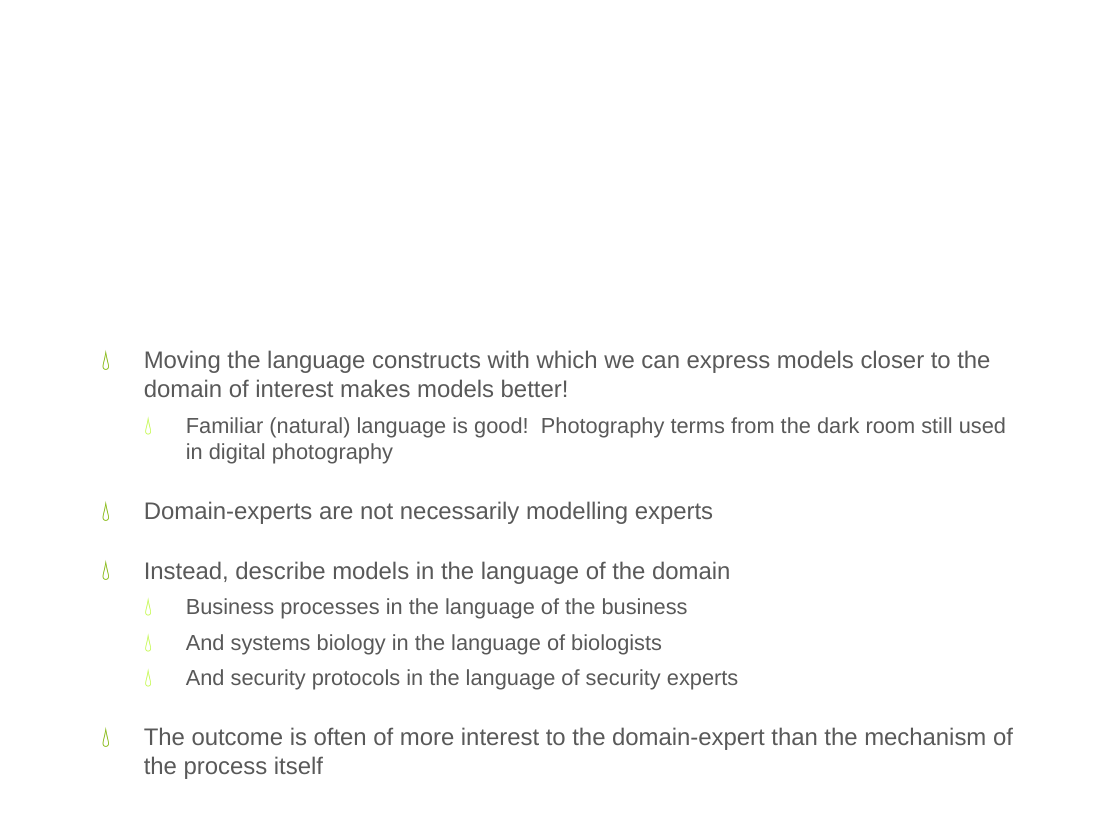
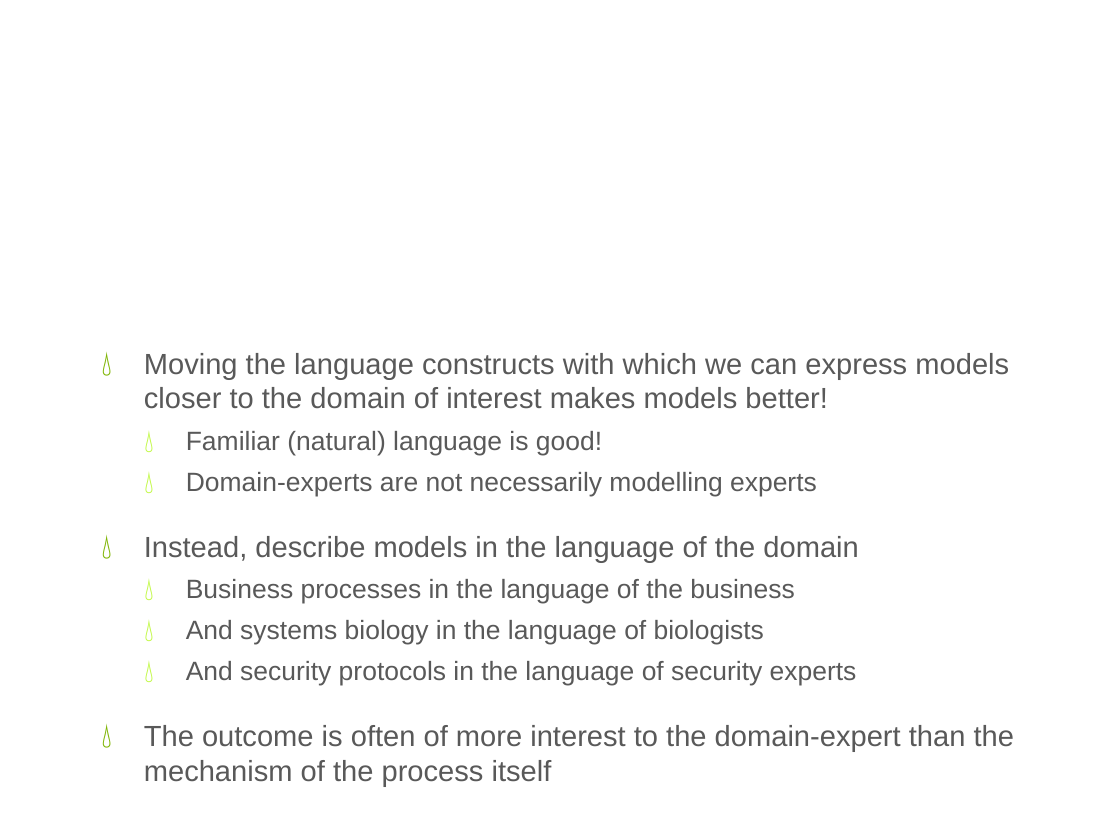
Before and after one commit to gian/defense, a slide deck: slide 26 of PhDDefense.pptx (slide 21 before the commit). Drawn at 1120x840 pixels with LibreOffice and Linux fonts; fonts in the diff are those of the drawing; background and template pictures are left out. Boxes give left, top, right and bottom in pixels: in the first picture for what was removed or moved away, otherwise in the second. Text is boxed around its words. In the diff, an @@ line names an element or a change of style, - is before the commit and + after.

```diff
--- a/PhDDefense.pptx
+++ b/PhDDefense.pptx
@@ text at bbox=[144, 353, 1014, 751]: size 15.4 to 18.7 pt in "Moving the language constructs with which we ...", "Instead, describe models in the language of ...", "The outcome is often of more interest ..."; size 15.4 to 17 pt in "Domain-experts are not necessarily modelling experts"; size 14 to 17 pt in "Business processes in the language of the ...", "And systems biology in the language of ...", "And security protocols in the language of ..."; list level 1 to 2 in "Domain-experts are not necessarily modelling ..."; bullet colour #80B606 to #C1F944 @@
@@ text at bbox=[186, 431, 602, 456]: text changed; size 14 to 17 pt @@
-  💧 Familiar (natural) language is good! Photography terms from the dark room still used in digital photography
+  💧 Familiar (natural) language is good!
```
Also in this commit, not shown: 10 other slides changed, 10 slides added, 4 slides removed.
